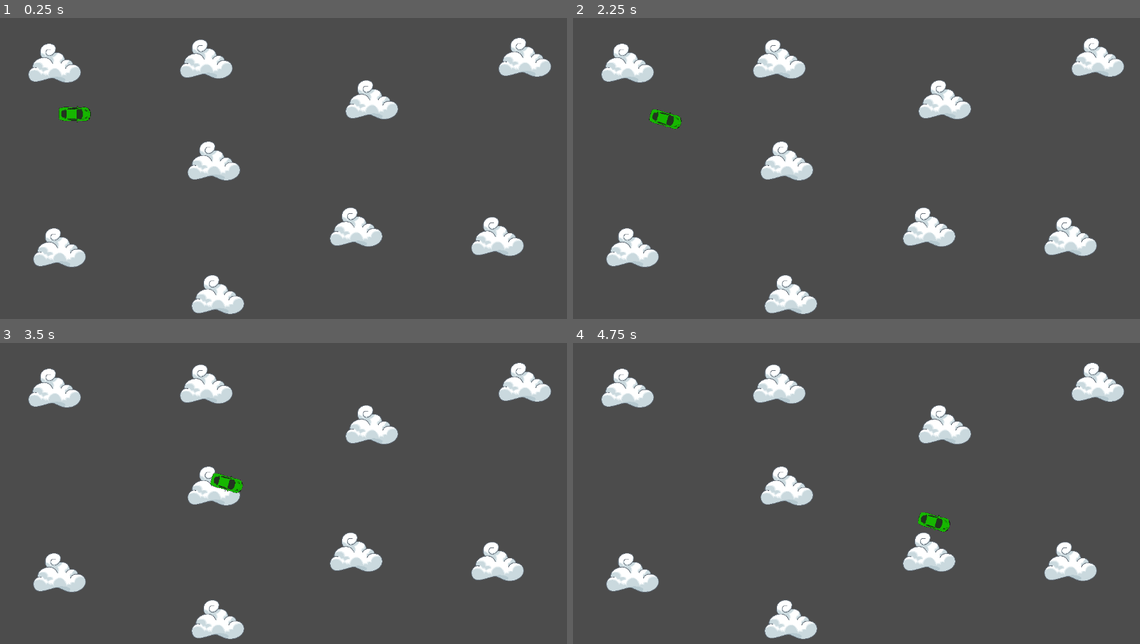
Above: before the commit, frames 1-4 (two rows, left to right).
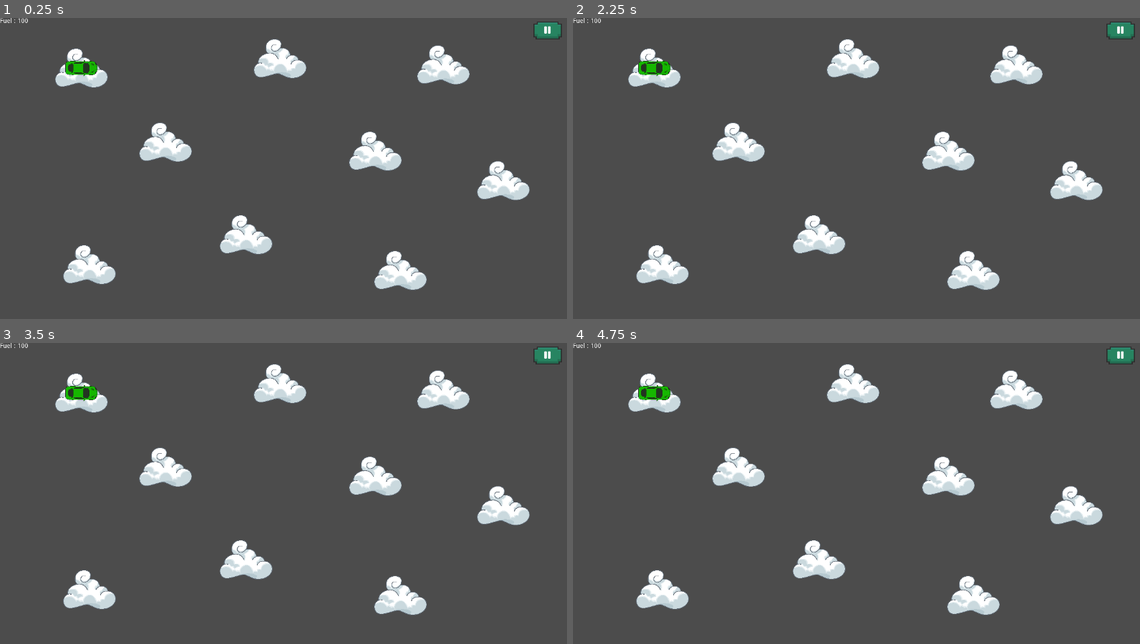
Above: after the commit, the same moments.

Repository: ARJ18/Mini_Project_Group8
Game: Godot game, scene res://Scenes/levelGraph.tscn
The game is run twice, just before and just after one commit, with the same random seed, the same clock (stepped at 60 frames per second) and the same inputs.
Inputs (mouse positions are in pixels of both pictures, inside the frame that each line leads up to):
- Up to frame 1 (0.25 s): no input
- Up to frame 2 (2.25 s): click (1122, 30) at 0.52 s; click (862, 153) at 1.27 s; tap Enter at 2 s; drag from (1071, 237) to (918, 108) at 2.02 s
- Up to frame 3 (3.5 s): drag from (56, 571) to (255, 568) at 2.77 s
- Up to frame 4 (4.75 s): move the mouse to (629, 388) at 3.52 s; hold A (ui_left) 3.53-4.25 s; click (629, 388) at 3.6 s; drag from (788, 487) to (686, 454) at 4.27 s

The runs differ from the first frame. In frame 1, 14% of the frame differs, in the area x 0-100%, y 0-99%; in frame 2, 14%; in frame 3, 14%; in frame 4, 14%.

Commit message:
graph level changes

Diff:
--- a/Reusable Scenes/City.tscn
+++ b/Reusable Scenes/City.tscn
@@ -5,9 +5,6 @@
 [node name="City" type="StaticBody2D"]
 collision_layer = 32
 collision_mask = 0
-__meta__ = {
-"_edit_group_": true
-}
 
 [node name="Sprite" type="Sprite" parent="."]
 scale = Vector2( 0.25, 0.25 )
--- a/Scenes/levelGraph.gd
+++ b/Scenes/levelGraph.gd
@@ -1,94 +1,151 @@
 extends Node2D
+
+const MAX_FUEL = 100
 
 export var move_speed = 250
 export var moving = false
 
 onready var destination_position
-
+onready var direction
+
+var fuelLabel : Label
+var fuel = MAX_FUEL
+var graph = WeightedAdjacencyMatrix.new(9)
+var current_index =  0
+var next_index = 0
+func _ready():
+	graph_init()
+	fuelLabel = $FuelLabel
+	fuelLabel.text = "Fuel : "+str(fuel)
+	$Car.global_position = $City0.global_position
 
 func move(delta):
-	if moving:
-		$Car.global_position = $Car.global_position.move_toward(destination_position,delta*move_speed)
-	if $Car.global_position == destination_position:
-		moving = false
+	if fuel>0:
+		if moving:
+			$Car.global_position = $Car.global_position.move_toward(destination_position,delta*move_speed)
+			current_index = next_index
+		if $Car.global_position == destination_position:
+			moving = false
+
+
 
 func _process(delta):
 	move(delta)
 
+func setFuel():
+	fuel -= graph.getWeight(current_index,next_index)
+	if fuel < 0:
+		fuel = 0
+	fuelLabel.text = "Fuel : "+str(fuel)
+
 func _on_City1_input_event(_viewport, _event, _shape_idx):
-	if Input.is_action_just_pressed("ui_click") and moving==false:
-		destination_position = $City1.global_position
-		var mouse_position = get_viewport().get_mouse_position()
-		var direction = (mouse_position - $Car.position).normalized()
+	move_to($City0)
+func _on_City2_input_event(_viewport, _event, _shape_idx):
+	move_to($City1)
+func _on_City3_input_event(_viewport, _event, _shape_idx):
+	move_to($City2)
+func _on_City4_input_event(_viewport, _event, _shape_idx):
+	move_to($City3)
+func _on_City5_input_event(_viewport, _event, _shape_idx):
+	move_to($City4)
+func _on_City6_input_event(_viewport, _event, _shape_idx):
+	move_to($City5)
+func _on_City7_input_event(_viewport, _event, _shape_idx):
+	move_to($City6)
+func _on_City8_input_event(_viewport, _event, _shape_idx):
+	move_to($City7)
+func _on_City9_input_event(_viewport, _event, _shape_idx):
+	move_to($City8)
+
+func move_to(city):
+
+	next_index = int(str(city)[4])
+	print(str(current_index) + " " + str(next_index))
+	if Input.is_action_just_pressed("ui_click") and moving==false and graph.hasEdge(current_index,next_index):
+		destination_position = city.global_position
+		direction = (destination_position - $Car.position).normalized()
 		var new_angle =  PI + atan2(direction.y, direction.x)
 		$Car.rotation  = new_angle
 		moving = true
-func _on_City2_input_event(_viewport, _event, _shape_idx):
-	if Input.is_action_just_pressed("ui_click") and moving==false:
-		destination_position = $City2.global_position
-		var mouse_position = get_viewport().get_mouse_position()
-		var direction = (mouse_position - $Car.position).normalized()
-		var new_angle =  PI + atan2(direction.y, direction.x)
-		$Car.rotation  = new_angle
-		moving = true
-func _on_City3_input_event(_viewport, _event, _shape_idx):
-	if Input.is_action_just_pressed("ui_click") and moving==false:
-		destination_position = $City3.global_position
-		var mouse_position = get_viewport().get_mouse_position()
-		var direction = (mouse_position - $Car.position).normalized()
-		var new_angle =  PI + atan2(direction.y, direction.x)
-		$Car.rotation  = new_angle
-		moving = true
-func _on_City4_input_event(_viewport, _event, _shape_idx):
-	if Input.is_action_just_pressed("ui_click") and moving==false:
-		destination_position = $City4.global_position
-		var mouse_position = get_viewport().get_mouse_position()
-		var direction = (mouse_position - $Car.position).normalized()
-		var new_angle =  PI + atan2(direction.y, direction.x)
-		$Car.rotation  = new_angle
-		moving = true
-func _on_City5_input_event(_viewport, _event, _shape_idx):
-	if Input.is_action_just_pressed("ui_click") and moving==false:
-		destination_position = $City5.global_position
-		var mouse_position = get_viewport().get_mouse_position()
-		var direction = (mouse_position - $Car.position).normalized()
-		var new_angle =  PI + atan2(direction.y, direction.x)
-		$Car.rotation  = new_angle
-		moving = true
-func _on_City6_input_event(_viewport, _event, _shape_idx):
-	if Input.is_action_just_pressed("ui_click") and moving==false:
-		destination_position = $City6.global_position
-		var mouse_position = get_viewport().get_mouse_position()
-		var direction = (mouse_position - $Car.position).normalized()
-		var new_angle =  PI + atan2(direction.y, direction.x)
-		$Car.rotation  = new_angle
-		moving = true
-func _on_City7_input_event(_viewport, _event, _shape_idx):
-	if Input.is_action_just_pressed("ui_click") and moving==false:
-		destination_position = $City7.global_position
-		var mouse_position = get_viewport().get_mouse_position()
-		var direction = (mouse_position - $Car.position).normalized()
-		var new_angle =  PI + atan2(direction.y, direction.x)
-		$Car.rotation  = new_angle
-		moving = true
-func _on_City8_input_event(_viewport, _event, _shape_idx):
-	if Input.is_action_just_pressed("ui_click") and moving==false:
-		destination_position = $City8.global_position
-		var mouse_position = get_viewport().get_mouse_position()
-		var direction = (mouse_position - $Car.position).normalized()
-		var new_angle =  PI + atan2(direction.y, direction.x)
-		$Car.rotation  = new_angle
-		moving = true
-func _on_City9_input_event(_viewport, _event, _shape_idx):
-	if Input.is_action_just_pressed("ui_click") and moving==false:
-		destination_position = $City9.global_position
-		var mouse_position = get_viewport().get_mouse_position()
-		var direction = (mouse_position - $Car.position).normalized()
-		var new_angle =  PI + atan2(direction.y, direction.x)
-		$Car.rotation  = new_angle
-		moving = true
-
-#extends Node2D
+		setFuel()
+
+
+
+
+class WeightedAdjacencyMatrix:
+
+	var numVertices: int
+	var matrix: Array
+
+	func _init(vertices: int):
+		numVertices = vertices
+		matrix = []
+		for i in range(numVertices):
+			var row = []
+			for j in range(numVertices):
+				row.append(-1)
+			matrix.append(row)
+
+	func addEdge(source: int, destination: int, weight: float):
+		if source < 0 or source >= numVertices or destination < 0 or destination >= numVertices:
+			print("Invalid vertices.")
+			return
+
+		matrix[source][destination] = weight
+
+	func getWeight(source: int, destination: int) -> float:
+		if source < 0 or source >= numVertices or destination < 0 or destination >= numVertices:
+			print("Invalid vertices.")
+			return -1.0
+
+		return matrix[source][destination]
+
+	func hasEdge(source: int, destination: int) -> bool:
+		if source < 0 or source >= numVertices or destination < 0 or destination >= numVertices:
+			print("Invalid vertices.")
+			return false
+		return matrix[source][destination] != -1
+
+func graph_init():
+
+
+	graph.addEdge(0, 1, 4.0)
+	graph.addEdge(0, 7, 8.0)
+
+	graph.addEdge(1, 0, 4.0)
+	graph.addEdge(1, 2, 8.0)
+	graph.addEdge(1, 7, 11.0)
+
+	graph.addEdge(2, 1, 8.0)
+	graph.addEdge(2, 3, 7.0)
+	graph.addEdge(2, 5, 4.0)
+	graph.addEdge(2, 8, 2.0)
+
+	graph.addEdge(3, 2, 7.0)
+	graph.addEdge(3, 4, 9.0)
+	graph.addEdge(3, 5, 14.0)
+
+	graph.addEdge(4, 3, 9.0)
+	graph.addEdge(4, 5, 10.0)
+
+	graph.addEdge(5, 2, 4.0)
+	graph.addEdge(5, 3, 14.0)
+	graph.addEdge(5, 4, 10.0)
+	graph.addEdge(5, 6, 2.0)
+
+	graph.addEdge(6, 5, 2.0)
+	graph.addEdge(6, 7, 1.0)
+	graph.addEdge(6, 8, 6.0)
+
+	graph.addEdge(7, 0, 8.0)
+	graph.addEdge(7, 1, 11.0)
+	graph.addEdge(7, 6, 1.0)
+	graph.addEdge(7, 8, 7.0)
+
+	graph.addEdge(8, 2, 2.0)
+	graph.addEdge(8, 6, 6.0)
+	graph.addEdge(8, 7, 7.0)
+
 #
 #const FUEL_CONSUMPTION_RATE = 0.5
 #const MAX_FUEL = 100
@@ -157,3 +214,13 @@
 #	fuelLabel.text = "Fuel: " + str(int(fuel))
 #
 #	carMoving = false
+
+
+
+func _on_pauseButton_button_up():
+	$Pausemenu.visible = true
+	set_process(false)
+
+
+func _on_resume_button_up():
+	set_process(true)
--- a/Scenes/levelGraph.tscn
+++ b/Scenes/levelGraph.tscn
@@ -1,56 +1,85 @@
-[gd_scene load_steps=4 format=2]
+[gd_scene load_steps=6 format=2]
 
 [ext_resource path="res://Reusable Scenes/Car.tscn" type="PackedScene" id=1]
 [ext_resource path="res://Scenes/levelGraph.gd" type="Script" id=2]
 [ext_resource path="res://Reusable Scenes/City.tscn" type="PackedScene" id=3]
+[ext_resource path="res://Reusable Scenes/pauseButton.tscn" type="PackedScene" id=4]
+[ext_resource path="res://Reusable Scenes/Pausemenu.tscn" type="PackedScene" id=5]
 
 [node name="levelGraph" type="Node2D"]
 script = ExtResource( 2 )
 
-[node name="City1" parent="." instance=ExtResource( 3 )]
-position = Vector2( 1112, 489 )
+[node name="City0" parent="." instance=ExtResource( 3 )]
+position = Vector2( 182, 112 )
 scale = Vector2( 0.2, 0.2 )
 input_pickable = true
+__meta__ = {
+"_edit_group_": true
+}
+
+[node name="City1" parent="." instance=ExtResource( 3 )]
+position = Vector2( 200, 552 )
+scale = Vector2( 0.2, 0.2 )
+input_pickable = true
+__meta__ = {
+"_edit_group_": true
+}
 
 [node name="City2" parent="." instance=ExtResource( 3 )]
-position = Vector2( 133, 514 )
+position = Vector2( 370, 278 )
 scale = Vector2( 0.2, 0.2 )
 input_pickable = true
+__meta__ = {
+"_edit_group_": true
+}
 
 [node name="City3" parent="." instance=ExtResource( 3 )]
-position = Vector2( 122, 101 )
+position = Vector2( 550, 485 )
 scale = Vector2( 0.2, 0.2 )
 input_pickable = true
+__meta__ = {
+"_edit_group_": true
+}
 
 [node name="City4" parent="." instance=ExtResource( 3 )]
-position = Vector2( 478, 320 )
+position = Vector2( 626, 91 )
 scale = Vector2( 0.2, 0.2 )
 input_pickable = true
+__meta__ = {
+"_edit_group_": true
+}
 
 [node name="City5" parent="." instance=ExtResource( 3 )]
-position = Vector2( 487, 619 )
+position = Vector2( 839, 298 )
 scale = Vector2( 0.2, 0.2 )
 input_pickable = true
+__meta__ = {
+"_edit_group_": true
+}
 
 [node name="City6" parent="." instance=ExtResource( 3 )]
-position = Vector2( 461, 92 )
+position = Vector2( 895, 565 )
 scale = Vector2( 0.2, 0.2 )
 input_pickable = true
+__meta__ = {
+"_edit_group_": true
+}
 
 [node name="City7" parent="." instance=ExtResource( 3 )]
-position = Vector2( 796, 468 )
+position = Vector2( 991, 105 )
 scale = Vector2( 0.2, 0.2 )
 input_pickable = true
+__meta__ = {
+"_edit_group_": true
+}
 
 [node name="City8" parent="." instance=ExtResource( 3 )]
-position = Vector2( 831, 183 )
+position = Vector2( 1125, 364 )
 scale = Vector2( 0.2, 0.2 )
 input_pickable = true
-
-[node name="City9" parent="." instance=ExtResource( 3 )]
-position = Vector2( 1173, 88 )
-scale = Vector2( 0.2, 0.2 )
-input_pickable = true
+__meta__ = {
+"_edit_group_": true
+}
 
 [node name="Car" parent="." instance=ExtResource( 1 )]
 position = Vector2( 167, 215 )
@@ -61,12 +90,23 @@
 margin_right = 122.0
 margin_bottom = 31.0
 
-[connection signal="input_event" from="City1" to="." method="_on_City1_input_event"]
-[connection signal="input_event" from="City2" to="." method="_on_City2_input_event"]
-[connection signal="input_event" from="City3" to="." method="_on_City3_input_event"]
-[connection signal="input_event" from="City4" to="." method="_on_City4_input_event"]
-[connection signal="input_event" from="City5" to="." method="_on_City5_input_event"]
-[connection signal="input_event" from="City6" to="." method="_on_City6_input_event"]
-[connection signal="input_event" from="City7" to="." method="_on_City7_input_event"]
-[connection signal="input_event" from="City8" to="." method="_on_City8_input_event"]
-[connection signal="input_event" from="City9" to="." method="_on_City9_input_event"]
+[node name="ImmovableObjects" type="CanvasLayer" parent="."]
+
+[node name="pauseButton" parent="ImmovableObjects" instance=ExtResource( 4 )]
+
+[node name="Pausemenu" parent="." instance=ExtResource( 5 )]
+visible = false
+
+[connection signal="input_event" from="City0" to="." method="_on_City1_input_event"]
+[connection signal="input_event" from="City1" to="." method="_on_City2_input_event"]
+[connection signal="input_event" from="City2" to="." method="_on_City3_input_event"]
+[connection signal="input_event" from="City3" to="." method="_on_City4_input_event"]
+[connection signal="input_event" from="City4" to="." method="_on_City5_input_event"]
+[connection signal="input_event" from="City5" to="." method="_on_City6_input_event"]
+[connection signal="input_event" from="City6" to="." method="_on_City7_input_event"]
+[connection signal="input_event" from="City7" to="." method="_on_City8_input_event"]
+[connection signal="input_event" from="City8" to="." method="_on_City9_input_event"]
+[connection signal="button_up" from="ImmovableObjects/pauseButton" to="." method="_on_pauseButton_button_up"]
+[connection signal="button_up" from="Pausemenu/resume" to="." method="_on_resume_button_up"]
+
+[editable path="Pausemenu"]
--- a/Scenes/levelStack.tscn
+++ b/Scenes/levelStack.tscn
@@ -321,7 +321,7 @@
 [node name="AnimatedSprite" type="AnimatedSprite" parent="PortalArea"]
 position = Vector2( 0, -2 )
 frames = ExtResource( 16 )
-frame = 1
+frame = 2
 playing = true
 flip_h = true
 
Binary file added: Images/road.png
Not shown, added: Images/road.png.import
